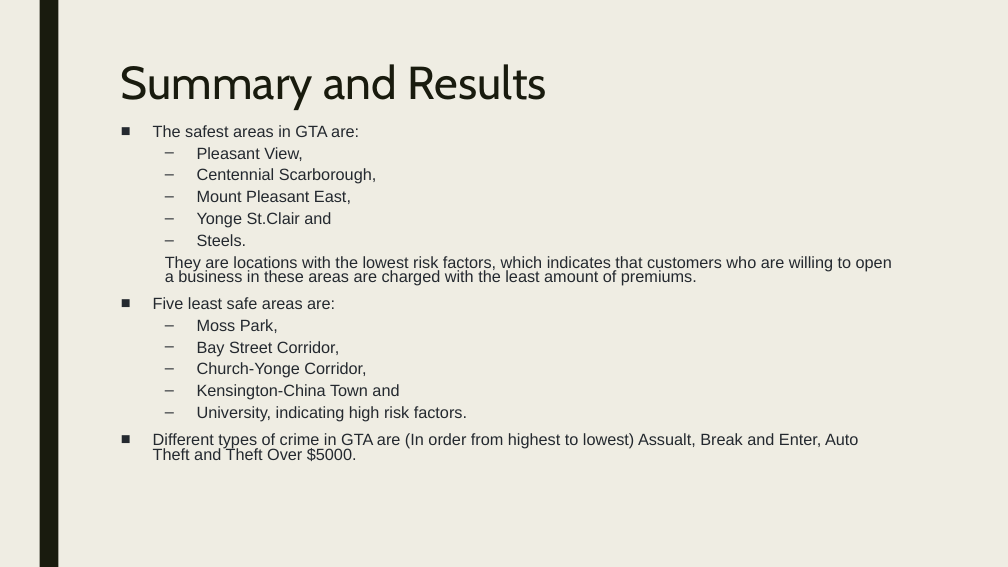
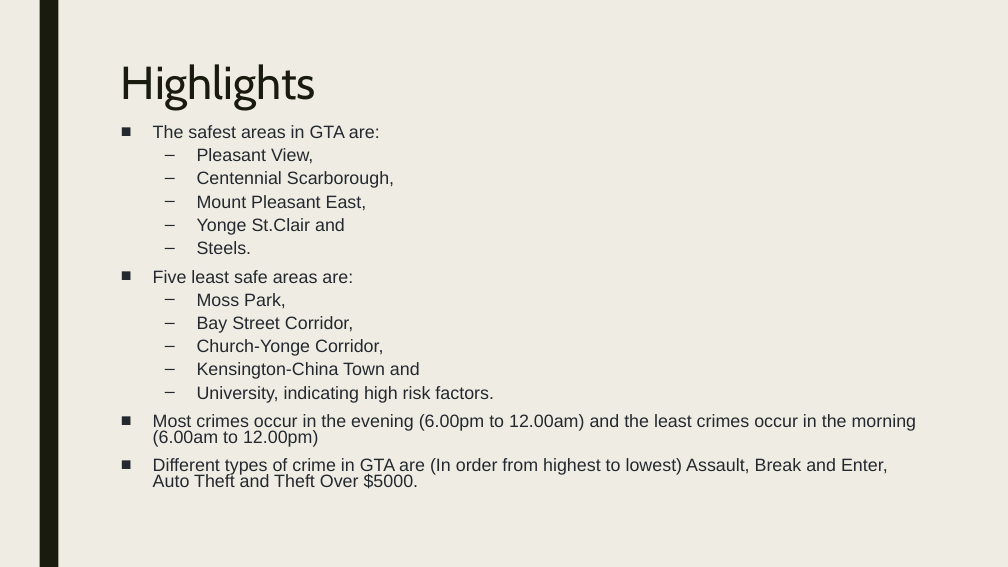
Before and after one commit to Ahmadhha/P1_T4_Test, a slide deck: slide 30 of Team4-version1.pptx (slide 27 before the commit). Drawn at 1008x567 pixels with LibreOffice and Linux fonts; fonts in the diff are those of the drawing. Boxes give left, top, right and bottom in pixels: in the first picture for what was removed or moved away, otherwise in the second. Text is boxed around its words. In the diff, an @@ line names an element or a change of style, - is before the commit and + after.

```diff
--- a/Team4-version1.pptx
+++ b/Team4-version1.pptx
@@ title at [121,64,316,110]: text changed @@
-Summary and Results
+Highlights
@@ text at [153,125,494,403]: size 15.5 to 17 pt in "The safest areas in GTA are:", "Pleasant View,", "Centennial Scarborough,", "Mount Pleasant East," and 8 more places @@
@@ text at [165,256,892,286]: paragraph removed @@
-  They are locations with the lowest risk factors, which indicates that customers who are willing to open a business in these areas are charged with the least amount of premiums.
@@ text at [153,414,917,489]: text changed; size 15.5 to 17 pt @@
-■ Different types of crime in GTA are (In order from highest to lowest) Assualt, Break and Enter, Auto Theft and Theft Over $5000.
+■ Most crimes occur in the evening (6.00pm to 12.00am) and the least crimes occur in the morning (6.00am to 12.00pm)
+■ Different types of crime in GTA are (In order from highest to lowest) Assault, Break and Enter, Auto Theft and Theft Over $5000.
```
Also in this commit, not shown: 17 other slides changed, 8 slides added, 4 slides removed, 1 other file.
